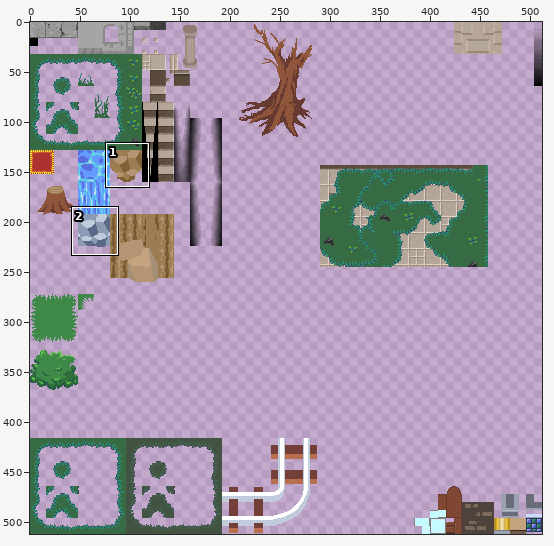
Two states of a sprite sheet, assets/images/dungeon_tiles.png. The picture above shows the old version from afar; the outline marks the close-up.
Close-up. The starting point:
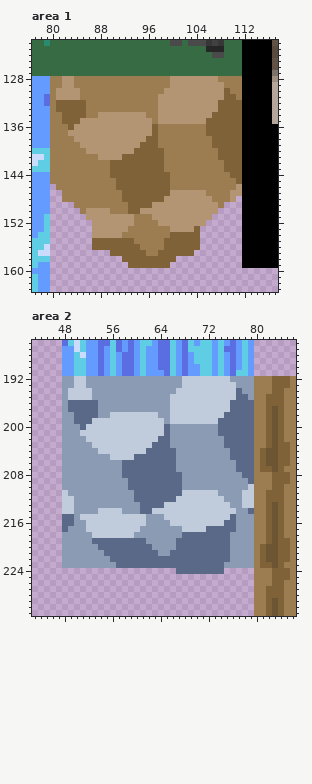
The file is 512x512 pixels. Pixels under 10% opacity are left out. Colours within 5 levels of each other are drawn and written as one. Shown: area 1: x 77..117, y 122..163; area 2: x 43..86, y 186..231.
New version:
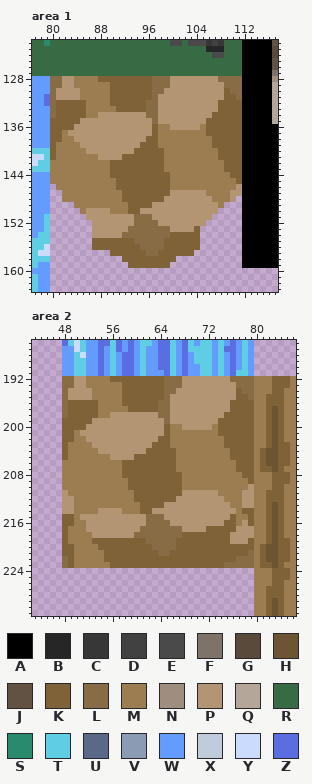
Palette (. is transparent): A #000000  B #262626  C #373737  D #414141  E #4a4a4a  F #7d7369  G #594a3c  H #6d5432  J #615244  K #806238  L #886c45  M #9c7d52  N #9f8e7e  P #b49573  Q #b4a698  R #366b44  S #298a6e  T #5fcde4  U #5a6988  V #8b9bb4  W #639bff  X #c0cbdc  Y #cbdbfc  Z #5b6ee1
What changed:
Changed rows in their new state; - is an unchanged pixel.
Area 1:
first column x 80:
128 LL------KKKKKKKKKLLL--------LLLL
129 LL--------KKKKKKKLLL---------LLL
130 L---------KKKKKKKLL-----------LL
131 L---------KKKKKKKL-------------L
132 L---------KKKKKKLL--------------
133 L----------KKKKKLL--------------
134 LK--------------LL--------------
135 KK---------------L--------------
136 KKK-----------------PPPPP-------
137 KK------------------------------
138 KK------------------------------
139 K-------------------------------
140 K-------------------------------
141 K-------------------------------
first column x 92:
151 --LLL---
152 --LLLL--
153 -LLLLLLL
154 LLLLLLLL
155 --LLLLL-
156 ---LLLL-
157 ----LL--
Area 2:
first column x 48:
192 LLPPMMMMKKKKKKKKKLLLPPPPPPPPLLLL
193 LLPPMMMMMMKKKKKKKLLLPPPPPPPPPLLL
194 LPPPPMMMMMKKKKKKKLLPPPPPPPPPPKLL
195 LPPPPMMMMMKKKKKKKLPPPPPPPPPPPKKL
196 LKKKKKMMMMKKKKKKLLPPPPPPPPPPKKKK
197 LKKKKKMMMMMKKKKKLLPPPPPPPPPPKKKK
198 LKKKKKMMPPPPPPPPLLPPPPPPPPPKKKKK
199 KKKKKPPPPPPPPPPPPLPPPPPPPPKKKKKK
200 KKKKPPPPPPPPPPPPPKMMPPPPPMKKKKKK
201 KKMPPPPPPPPPPPPPPKMMMMMMMMKKKKKK
202 KKMMPPPPPPPPPPPPKKMMMMMMMMMKKKKK
203 KMMMMPPPPPPPPPPKKKMMMMMMMMMKKKKK
204 KMMMMMPPPPPPPPKKKKKMMMMMMMMMKKKK
205 KMMMMMMMPPPPKKKKKKKMMMMMMMMMKKKK
206 MMMMMMMMMMKKKKKKKKKMMMMMMMMMMKKK
207 MMMMMMMMMMKKKKKKKKKMMMMMMMMMMKKK
208 MMMMMMMMMMKKKKKKKKKKMMMMMMMMMMKK
209 MMMMMMMMMMMKKKKKKKKKMMMMMMMMMMMK
210 MMMMMMMMMMMKKKKKKKKKMMMMMMMMMMMP
211 PMMMMMMMMMMMKKKKKKKKPPPPPPMMMMPP
212 PPMMMMMMMMMMKKKKKKKPPPPPPPPMMMPP
213 PPMMMMMMMMMMMKKKKPPPPPPPPPPPMMPP
214 PPMMMMPPPPMMMKKPPPPPPPPPPPPPPMKK
215 KKMPPPPPPPPPPPLLLPPPPPPPPPPPKMMK
216 KKMMPPPPPPPPPPLLLLPPPPPPPPPKKMPK
217 KMMMPPPPPPPPPLLLLLLLPPPPKKKKKPPP
218 KMMMMPPPPPPPLLLLLLLLKKKKKKKKPPPP
219 KMMMMKKKKKKKKKLLLLLKKKKKKKKKPPPK
220 KKMMMMKKKKKKKKKLLLLKKKKKKKKKKKKK
221 KKMMMMMKKKKKKKKKLLKKKKKKKKKKKKKL
222 LKMMMMMKKKKKKKKKKKKKKKKKKKKKKLLL
223 LKMMMMMMKKKKKKKKKKKKKKKKKKKLLLLL
224 -------------------........-----
